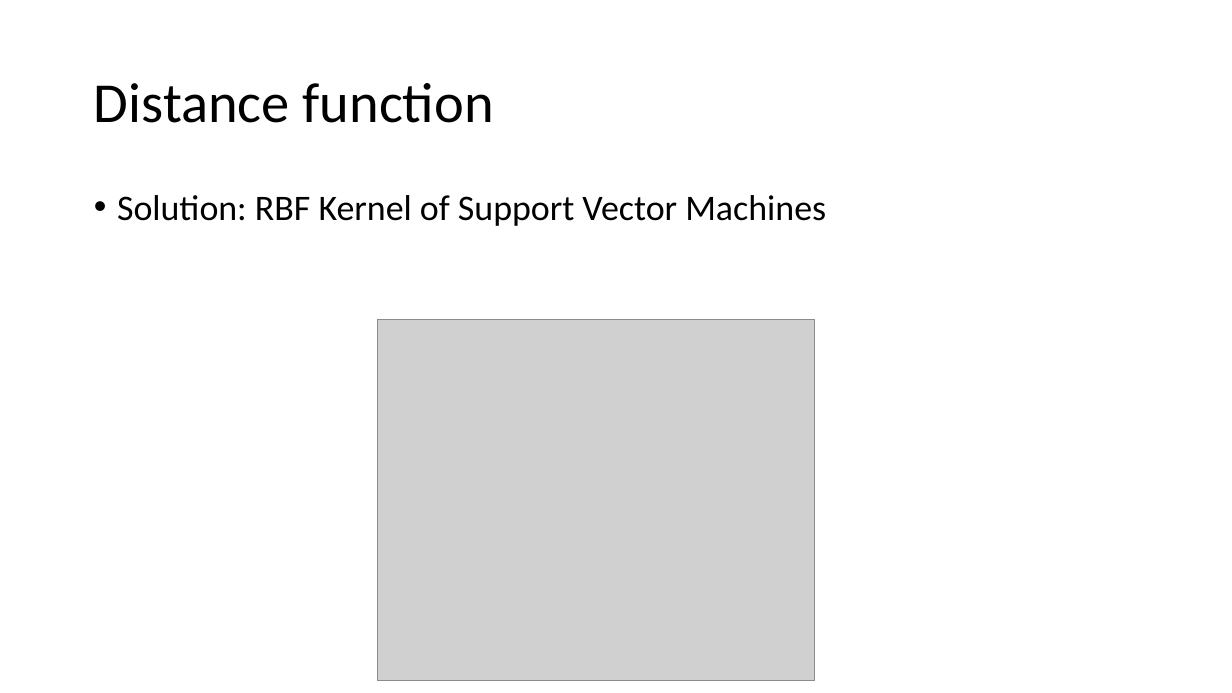
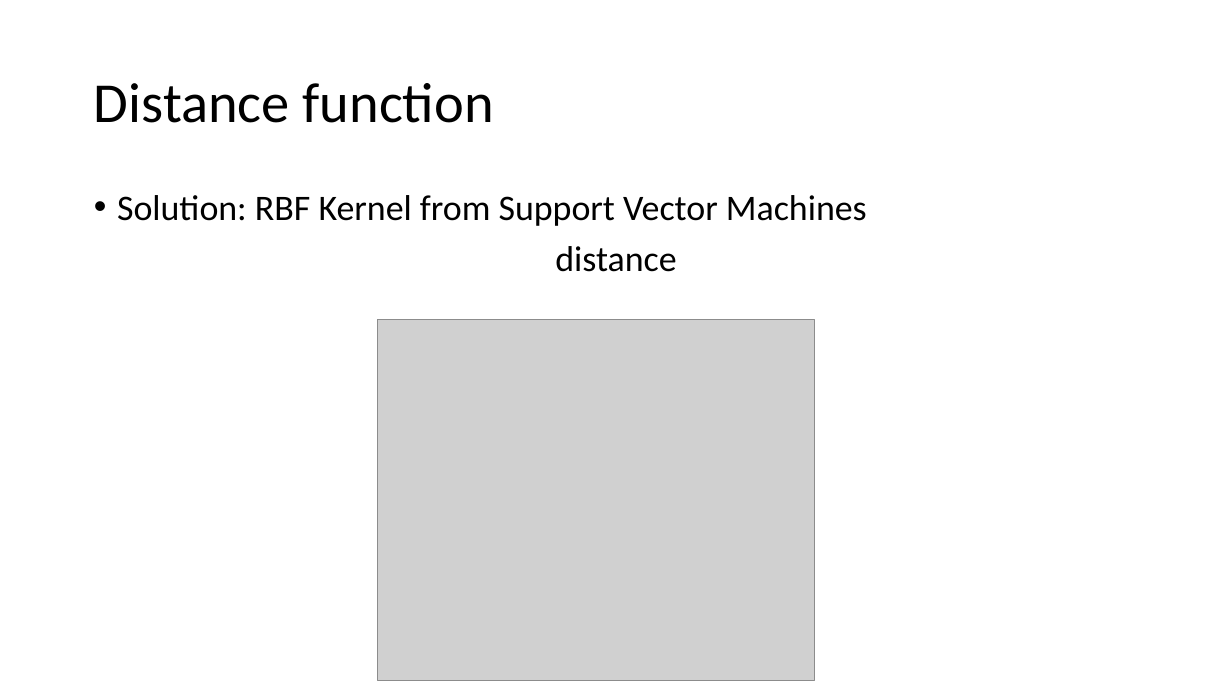
Before and after one commit to philippvb/Bachelorarbeit, a slide deck: slide 21 of presentation/Bachelorthesis_Presentation.odp (slide 22 before the commit). Drawn at 1232x693 pixels with LibreOffice and Linux fonts; fonts in the diff are those of the drawing; grey boxes stand for pictures. Boxes give left, top, right and bottom in pixels: in the first picture for what was removed or moved away, otherwise in the second. Text is boxed around its words. In the diff, an @@ line names an element or a change of style, - is before the commit and + after.

```diff
--- a/presentation/Bachelorthesis_Presentation.odp
+++ b/presentation/Bachelorthesis_Presentation.odp
@@ text at [117,195,867,272]: text changed @@
-• Solution: RBF Kernel of Support Vector Machines
+• Solution: RBF Kernel from Support Vector Machines
+distance
```
Also in this commit, not shown: 20 other slides changed, 16 slides added, 5 slides removed, 21 other files.
